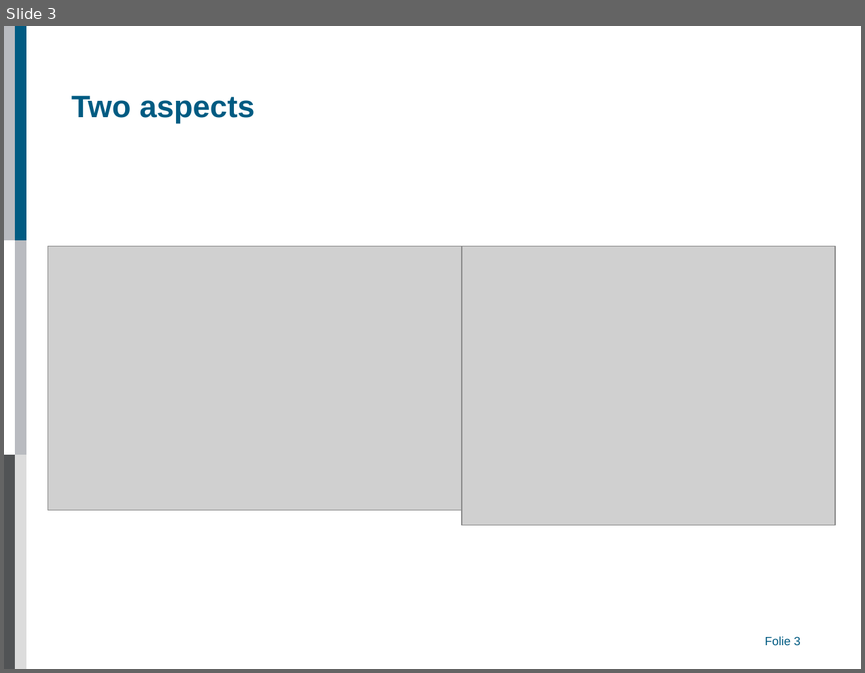
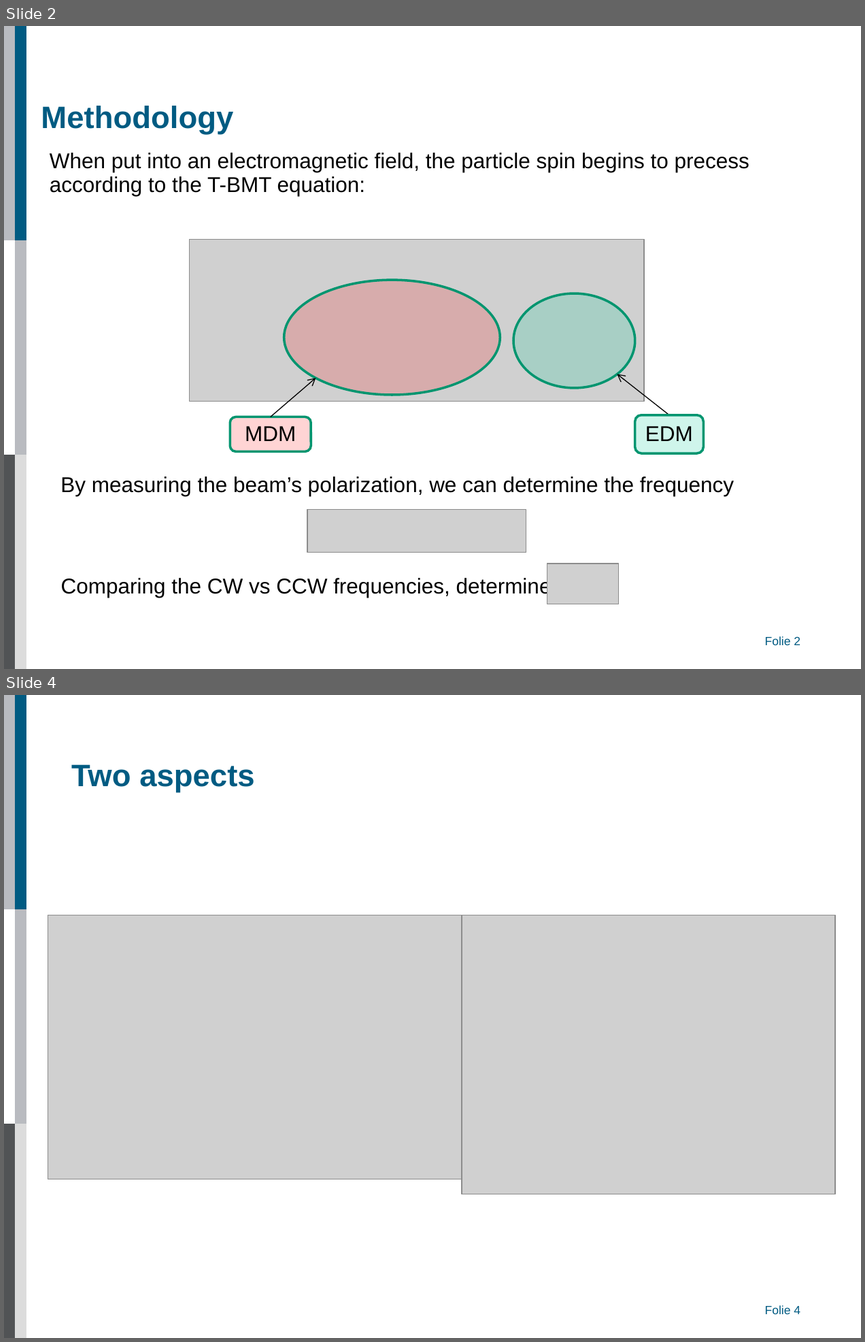
Before and after one commit to AlexAksentyev/EDM, a slide deck: Reports/CM/CM_proto.ppt. Shown one above the other, each under a label of ours: slide 3 before the commit, slides 2 and 4 after it; the slides between them are not shown. The pictures are 865x673 and 865x1342 pixels, drawn with LibreOffice and Linux fonts; fonts in the diff are those of the drawing; grey boxes stand for pictures; background and template pictures are left out. Boxes give left, top, right and bottom in pixels: in the first picture for what was removed or moved away, otherwise in the second. Text is boxed around its words. In the diff, an @@ line names an element or a change of style, - is before the commit and + after.

```diff
--- a/Reports/CM/CM_proto.ppt
+++ b/Reports/CM/CM_proto.ppt
@@ slide 2 added at (4, 26, 861, 669), background #FFFFFF; not listed: 6 template elements that a slide beside it also shows @@
@@ title added at (41, 106, 233, 134), 26 pt, text #005B82, bold @@
+Methodology
@@ text added at (50, 152, 749, 196), 18 pt, text #000000 @@
+When put into an electromagnetic field, the particle spin begins to precess according to the T-BMT equation:
@@ picture added at (189, 240, 643, 401) @@
@@ ellipse added at (284, 280, 500, 395), fill #FF0000 at 17% opacity, outline #00956F 2.01 pt @@
@@ ellipse added at (513, 293, 634, 388), fill #00CC99 at 19% opacity, outline #00956F 2.01 pt @@
@@ arrow added from (271, 417) to (316, 378), #000000 0.74 pt @@
@@ arrow added from (669, 415) to (617, 374), #000000 0.74 pt @@
@@ rounded rectangle added at (230, 417, 311, 451), fill #FF0000 at 17% opacity, outline #00956F 2.01 pt, 18 pt, text #000000 @@
+MDM
@@ rounded rectangle added at (634, 415, 703, 454), fill #00CC99 at 19% opacity, outline #00956F 2.01 pt, 18 pt, text #000000 @@
+EDM
@@ text added at (60, 476, 734, 496), 18 pt, text #000000 @@
+By measuring the beam’s polarization, we can determine the frequency
@@ picture added at (307, 509, 526, 552) @@
@@ text added at (61, 576, 551, 597), 18 pt, text #000000 @@
+Comparing the CW vs CCW frequencies, determine
@@ picture added at (547, 563, 618, 603) @@
@@ what was slide 3 is now slide 4 @@
@@ page number at (765, 1305, 800, 1314): text changed @@
-Folie 3
+Folie 4
```
Also in this commit, not shown: 3 slides changed, 1 other file.
